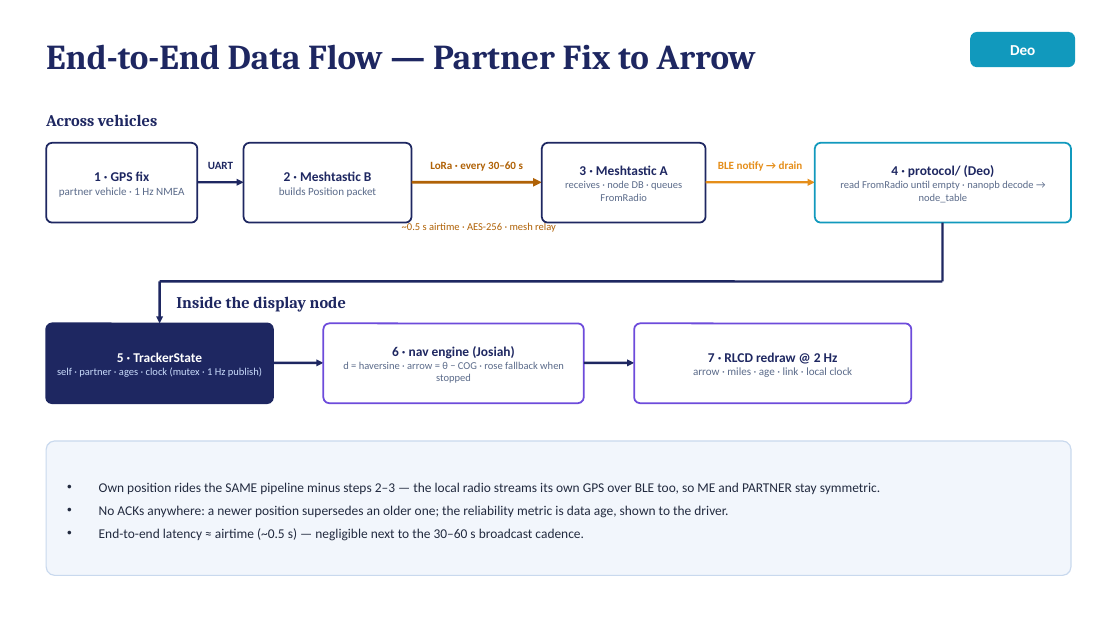
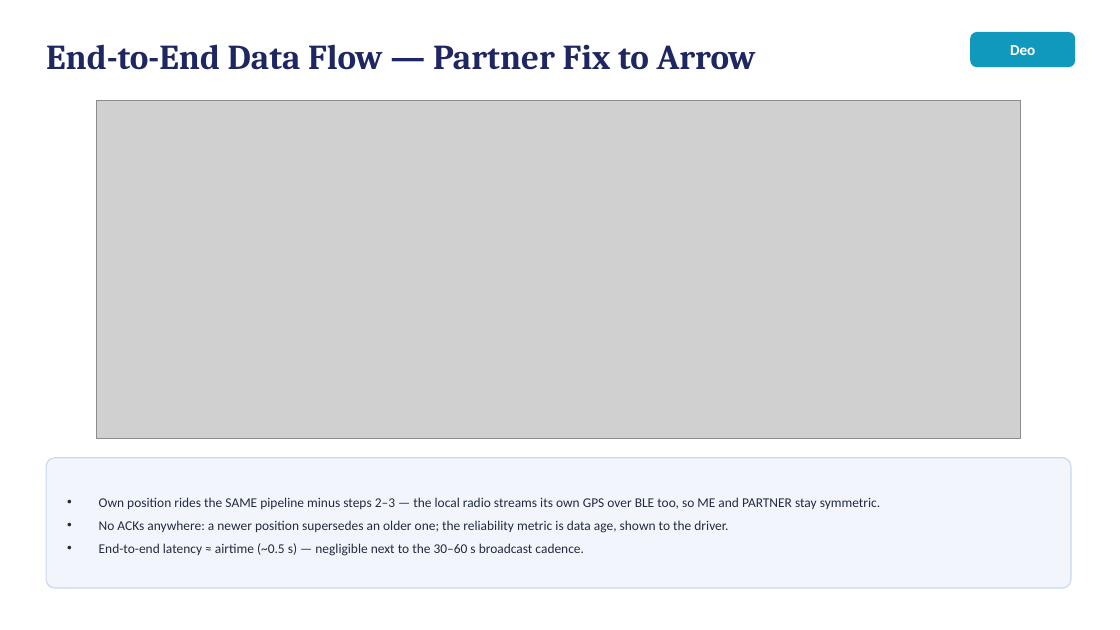
Before and after one commit to deosgracius/offgrid-vehicle-tracker, a slide deck: slide 7 of docs/presentations/Group9_Presentation2_Weeks1-2.pptx. Drawn at 1120x630 pixels with LibreOffice and Linux fonts; fonts in the diff are those of the drawing; grey boxes stand for pictures. Boxes give left, top, right and bottom in pixels: in the first picture for what was removed or moved away, otherwise in the second. Text is boxed around its words. In the diff, an @@ line names an element or a change of style, - is before the commit and + after.

```diff
--- a/docs/presentations/Group9_Presentation2_Weeks1-2.pptx
+++ b/docs/presentations/Group9_Presentation2_Weeks1-2.pptx
@@ text removed at bbox=[46, 114, 157, 126] @@
-Across vehicles
@@ picture added at bbox=[97, 101, 1021, 439] @@
@@ rounded rectangle removed at bbox=[46, 143, 197, 223] @@
@@ rounded rectangle removed at bbox=[244, 143, 412, 223] @@
@@ rounded rectangle removed at bbox=[542, 143, 706, 223] @@
@@ rounded rectangle removed at bbox=[815, 143, 1071, 223] @@
@@ text removed at bbox=[59, 171, 184, 197] @@
-1 · GPS fix
-partner vehicle · 1 Hz NMEA
@@ text removed at bbox=[208, 161, 233, 169] @@
-UART
@@ text removed at bbox=[279, 171, 377, 197] @@
-2 · Meshtastic B
-builds Position packet
@@ text removed at bbox=[430, 161, 523, 171] @@
-LoRa · every 30–60 s
@@ text removed at bbox=[565, 165, 682, 201] @@
-3 · Meshtastic A
-receives · node DB · queues FromRadio
@@ text removed at bbox=[718, 161, 803, 171] @@
-BLE notify → drain
@@ text removed at bbox=[840, 165, 1033, 203] @@
-4 · protocol/ (Deo)
-read FromRadio until empty · nanopb decode → node_table
@@ arrow removed from (197, 182) to (244, 182) @@
@@ arrow removed from (412, 182) to (542, 182) @@
@@ arrow removed from (706, 182) to (815, 182) @@
@@ text removed at bbox=[402, 222, 556, 232] @@
-~0.5 s airtime · AES-256 · mesh relay
@@ line removed from (943, 223) to (943, 281) @@
@@ line removed from (160, 281) to (943, 281) @@
@@ arrow removed from (160, 281) to (160, 323) @@
@@ text removed at bbox=[176, 296, 346, 312] @@
-Inside the display node
@@ rounded rectangle removed at bbox=[46, 323, 273, 403] @@
@@ rounded rectangle removed at bbox=[323, 323, 584, 403] @@
@@ rounded rectangle removed at bbox=[634, 323, 912, 403] @@
@@ text removed at bbox=[57, 352, 262, 377] @@
-5 · TrackerState
-self · partner · ages · clock (mutex · 1 Hz publish)
@@ text removed at bbox=[343, 346, 564, 383] @@
-6 · nav engine (Josiah)
-d = haversine · arrow = θ − COG · rose fallback when stopped
@@ text removed at bbox=[693, 352, 853, 377] @@
-7 · RLCD redraw @ 2 Hz
-arrow · miles · age · link · local clock
@@ arrow removed from (273, 363) to (323, 363) @@
@@ arrow removed from (584, 363) to (634, 363) @@
@@ rounded rectangle: place and size @@
-rounded rectangle at bbox=[46, 441, 1071, 576]
+rounded rectangle at bbox=[46, 458, 1071, 588]
@@ rounded rectangle at bbox=[46, 458, 1071, 588]: proportions changed @@
@@ text "Own position rides the SAME ...": place and size @@
-text "Own position rides the SAME ..." at bbox=[99, 482, 881, 541]
+text "Own position rides the SAME ..." at bbox=[99, 497, 881, 556]
```
Also in this commit, not shown: 4 other slides changed, 1 other file.
